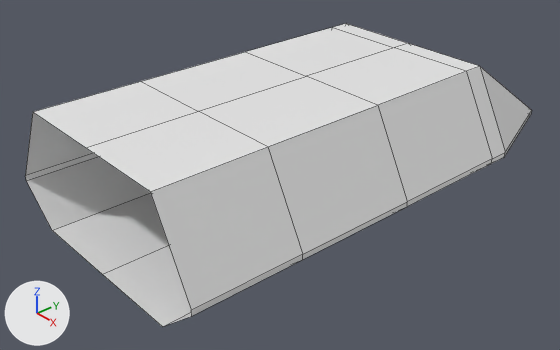
Before and after pictures for a commit that changed the Blender file Battle_car/battle_car.blend.
Camera for both pictures: a camera (50 mm lens) standing at (8.49, -8.06, 5.47) and looking at (-0.07, -0.58, -0.64). Lighting does not change. The marker at lower left points along +X, +Y and +Z. Mesh edges are drawn as thin lines.

In view in the first picture: 'Corpuse'.
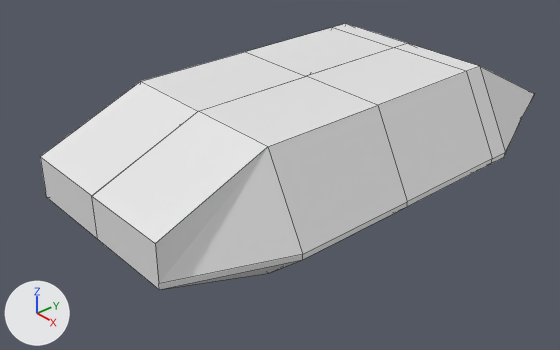
Commit message: editing combat car

Boxes (x1, y1, x2, y2) around the edits, measured in the pictures (560 x 350 px):
'Corpuse', reshaped (12% shorter)
    before: (25, 24, 532, 327)
    after: (40, 24, 534, 290)
part 1 of me_cube_001, built on
    before: (480, 67, 532, 157)
    after: (348, 48, 534, 157)
part 2 of me_cube_001, built on
    before: (25, 81, 303, 327)
    after: (40, 81, 303, 290)

What changed in the scene script:
```text
Change me_cube_001:
    where me_cube_001.from_pydata(...)  # 34 vertices, 26 faces; spans x 0.0..2.24, y -4.0..4.22, z -1.0..1.0
    used by ob_corpuse; location = (0.0, 0.0, 0.0)
    verts and faces of me_cube_001; kept vertices keep their numbers, new ones are numbered from 34
    before: 0 (1.54, 2.36, 1.0) at pixel (479, 66), 5 (0.0, 2.36, 1.0) at pixel (408, 43), 30 (1.54, 4.22, -0.32) at pixel (531, 110), 31 (0.0, 4.22, -0.32), 32 (0.0, 4.22, -0.41)
    before: 33 (1.54, 4.22, -0.41) at pixel (530, 114)
    before: 2 (1.54, -4.0, 1.0) at pixel (150, 191), 3 (1.54, -4.0, -1.0) at pixel (162, 326), 6 (0.0, -4.0, -1.0) at pixel (102, 274), 7 (0.0, -4.0, 1.0) at pixel (85, 147), 17 (2.24, -4.0, -0.41) at pixel (191, 316)
    before: 23 (2.24, -4.0, -0.32) at pixel (191, 310)
    me_cube_001 part 1
    add delete_faces([(30, 31, 32, 33)])
    add verts[30] = (1.54, 4.22, 0.01)  # moved, pixel (534, 93)
    add verts[31] = (0.0, 4.22, 0.01)  # moved
    add verts[32] = (0.0, 3.93, -0.35)  # moved
    add verts[33] = (1.54, 3.93, -0.35)  # moved, pixel (522, 116)
    add verts[34] = (1.54, 2.36, 1.0)  # pixel (479, 66)
    add verts[36] = (0.0, 2.36, 1.0)  # pixel (408, 43)
    add edges += [(0, 34), (5, 36), (34, 36)]
    add faces += [(30, 33, 32, 31)]
    me_cube_001 part 2
    add verts[2] = (1.54, -4.0, 0.28)  # moved, pixel (155, 243)
    add verts[7] = (0.0, -4.0, 0.28)  # moved, pixel (91, 196)
    add verts[3] = (1.54, -4.0, -0.41)  # moved, pixel (159, 289)
    add verts[6] = (0.0, -4.0, -0.41)  # moved, pixel (97, 239)
    add verts[17] = (1.54, -4.0, -0.41)  # moved, pixel (159, 289)
    add verts[23] = (1.54, -4.0, -0.32)  # moved, pixel (158, 283)
    add verts[35] = (1.52, -4.18, -0.43)
    add verts[37] = (0.0, -4.18, -0.43)
    add faces += [(2, 7, 6, 3, 17, 23)]
```
